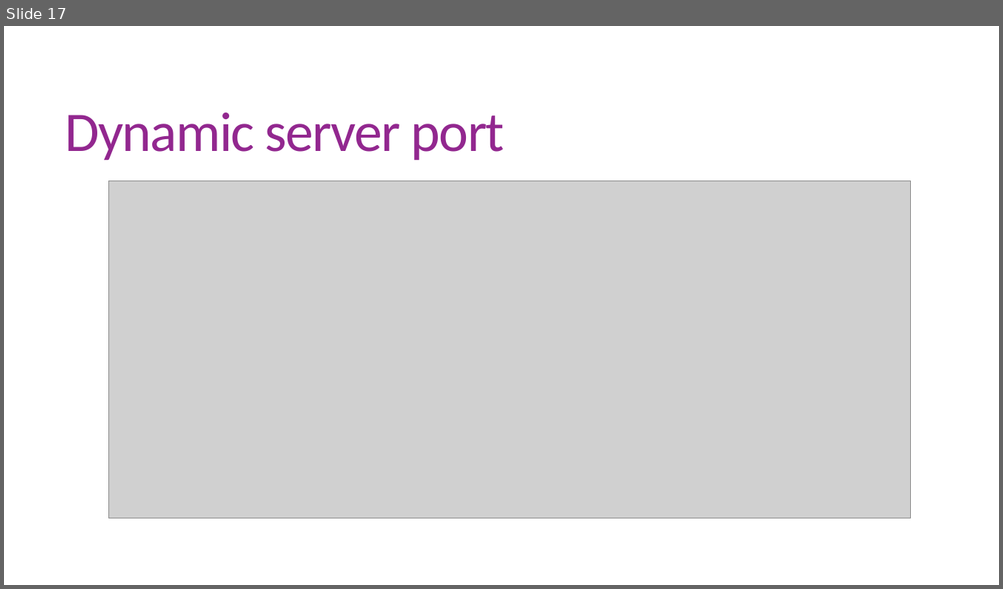
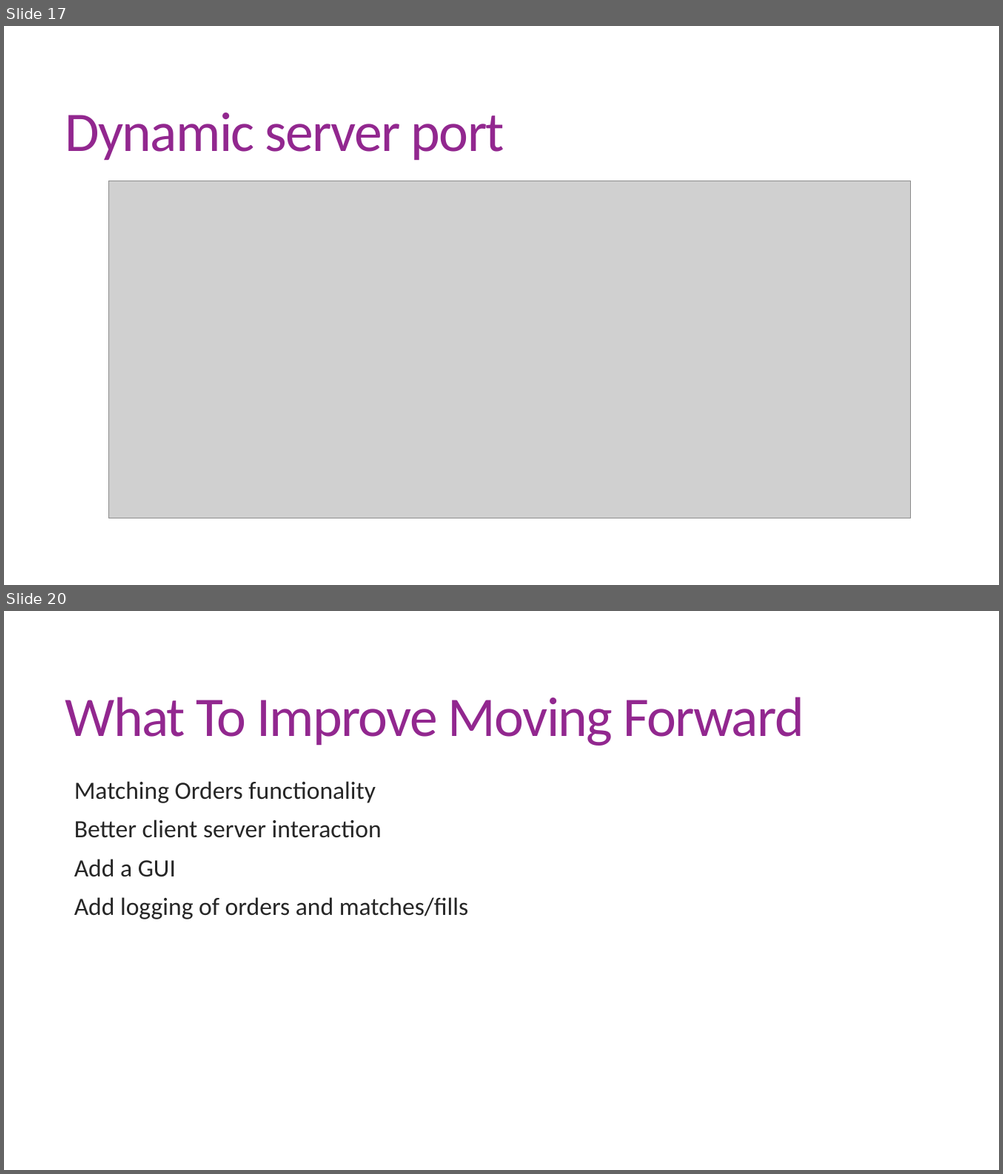
Before and after one commit to RishiChavda/MSTE, a slide deck: MTSE.pptx. Shown one above the other, each under a label of ours: slide 17 before the commit, slides 17 and 20 after it; the slides between them are not shown. The pictures are 1003x589 and 1003x1174 pixels, drawn with LibreOffice and Linux fonts; fonts in the diff are those of the drawing; grey boxes stand for pictures. Boxes give left, top, right and bottom in pixels: in the first picture for what was removed or moved away, otherwise in the second. Text is boxed around its words. In the diff, an @@ line names an element or a change of style, - is before the commit and + after.

```diff
--- a/MTSE.pptx
+++ b/MTSE.pptx
@@ slide 20 added at [4,611,999,1170], background #FFFFFF @@
@@ title added at [65,697,804,746], 54 pt, text #92278F @@
+What To Improve Moving Forward
@@ text added at [74,781,468,920], 24 pt, text #262626 @@
+  Matching Orders functionality
+  Better client server interaction
+  Add a GUI
+  Add logging of orders and matches/fills
```
Also in this commit, not shown: 4 slides changed, 5 other slides added, 1 slide removed.
